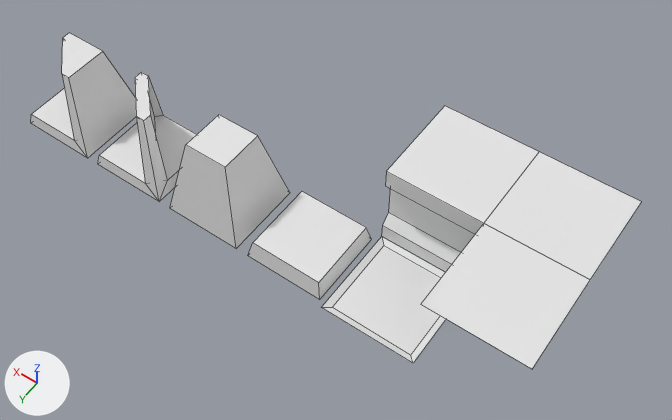
Two versions of the FBX model Assets/My Assets/Models/Tiles/Tiles.fbx, one commit apart.
One viewpoint serves both versions: a 50 mm camera at (-2.28, 4.16, 7.35) aimed at (0.97, -0.39, 0.21). The axes (+X, +Y, +Z) are drawn at lower left. The lights are the same throughout. Mesh edges are drawn as thin lines. Where no turn or scale is listed for an object, it has been applied to the vertices.

The older version as bpy lines, for what is in view:
```python
me_ceiling = bpy.data.meshes.new('Ceiling')
me_ceiling.from_pydata([(0.5, 0.5, 1.0), (-0.5, 0.5, 1.0), (0.5, -0.5, 1.0), (-0.5, -0.5, 1.0)], [], [(2, 0, 1, 3)])
me_corner = bpy.data.meshes.new('Corner')
me_corner.from_pydata([(0.5, 0.5, 0.025), (-0.5, 0.5, 1.0), (-0.5, -0.5, 1.0), (0.5, 0.5, 1.0), (0.5, -0.5, 1.0), (0.5, 0.5, 0.2), (0.5, 0.5, 0.8), (0.4, 0.5, 0.3), (0.4, 0.5, 0.7), (0.5, 0.4, 0.3), (0.5, 0.4, 0.7)], [], [(3, 1, 2, 4), (7, 8, 10, 9), (6, 10, 8), (7, 9, 5)])
me_floor = bpy.data.meshes.new('Floor')
me_floor.from_pydata([(-0.5, -0.5, 0.025), (0.5, -0.5, 0.025), (-0.5, 0.5, 0.025), (0.5, 0.5, 0.025), (-0.43, 0.43, 0.0), (-0.43, -0.43, 0.0), (0.43, -0.43, 0.0), (0.43, 0.43, 0.0)], [], [(5, 6, 7, 4), (5, 4, 2, 0), (6, 5, 0, 1), (7, 6, 1, 3), (4, 7, 3, 2)])
me_wall = bpy.data.meshes.new('Wall')
me_wall.from_pydata(...)  # 14 vertices, 6 faces; spans x -0.5..0.5, y -0.5..0.5, z 0.025..1.0
# before: 2 (-0.5, -0.5, 1.0) at pixel (539, 151), 3 (0.5, -0.5, 1.0) at pixel (444, 105), 4 (-0.5, 0.5, 1.0) at pixel (483, 223), 5 (0.5, 0.5, 1.0) at pixel (386, 171), 8 (0.5, 0.4, 0.7)
# before: 9 (0.5, 0.5, 0.8) at pixel (385, 185), 10 (-0.5, 0.5, 0.8), 11 (-0.5, 0.4, 0.7)
ob_ceiling = bpy.data.objects.new('Ceiling', me_ceiling)
ob_ceiling.location = (-1.0, 0.0, 0.0)
ob_corner = bpy.data.objects.new('Corner', me_corner)
ob_corner.location = (-1.0, -1.0, 0.0)
ob_floor = bpy.data.objects.new('Floor', me_floor)
ob_floor.location = (0.0, 0.0, 0.0)
ob_wall = bpy.data.objects.new('Wall', me_wall)
ob_wall.location = (0.0, -1.0, 0.0)
# also in view: 'Tile' at (1.0, 0.0, 0.1); 'Block' at (2.0, 0.0, 0.45); 'One Side Mirror' at (4.0, 0.0, 0.45); 'Two Side Mirror' at (3.0, 0.0, 0.45)
```
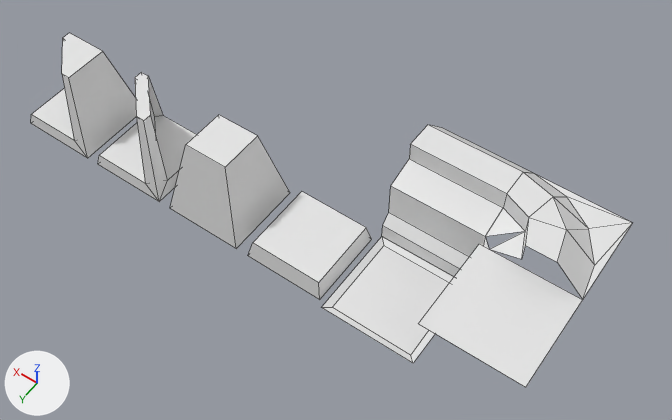
Scene script edits in JSON lines:
```json
{"block": "me_wall", "where": "me_wall.from_pydata(...)  # 14 vertices, 6 faces; spans x -0.5..0.5, y -0.5..0.5, z 0.025..1.0"}
{"block": "me_wall", "where": "# used by ob_wall; location = (0.0, -1.0, 0.0)"}
{"block": "me_wall", "where": "# verts and faces of me_wall; kept vertices keep their numbers, new ones are numbered from 14"}
{"block": "me_wall", "change": "me_wall part 1"}
{"op": "add", "block": "me_wall", "code": "delete_vertices([*range(2, 6), 9, 10])  # with the faces that use them"}
{"op": "add", "block": "me_wall", "code": "verts[14] = (-0.5, -0.5, 0.7)  # pixel (533, 173)"}
{"op": "add", "block": "me_wall", "code": "verts[15] = (-0.5, 0.1, 1.0)  # pixel (506, 193)"}
{"op": "add", "block": "me_wall", "code": "verts[16] = (-0.5, 0.1, 0.8)  # pixel (503, 207)"}
{"op": "add", "block": "me_wall", "code": "verts[17] = (-0.5, -0.2, 1.0)  # pixel (523, 172)"}
{"op": "add", "block": "me_wall", "code": "for new, old in zip([*range(18, 22)], [*range(14, 18)]): verts[new] = verts[old] + (1.0, 0.0, 0.0)"}
{"op": "add", "block": "me_wall", "code": "faces += [(14, 18, 21, 17), (15, 19, 20, 16), (8, 11, 16, 20), (15, 17, 21, 19)]"}
{"block": "me_ceiling", "where": "me_ceiling.from_pydata(...)  # 4 vertices, 1 face; spans x -0.5..0.5, y -0.5..0.5, z 1.0"}
{"block": "me_ceiling", "where": "# used by ob_ceiling; location = (-1.0, 0.0, 0.0)"}
{"block": "me_ceiling", "change": "me_ceiling part 3: the whole mesh is moved by (0.0, 0.0, -0.3)"}
{"block": "me_corner", "where": "# used by ob_corner; location = (-1.0, -1.0, 0.0)"}
{"op": "remove", "block": "me_corner", "code": "me_corner.from_pydata(...)  # 11 vertices, 4 faces; spans x -0.5..0.5, y -0.5..0.5, z 0.025..1.0"}
{"op": "add", "block": "me_corner", "code": "me_corner.from_pydata(...)  # 22 vertices, 18 faces; spans x -0.5..0.5, y -0.5..0.5, z 0.025..1.0"}
{"block": "me_corner", "change": "me_corner part 2"}
{"block": "me_corner", "change": "5 vertices are removed from x -0.5..0.5, y -0.5..0.5, z 0.8..1.0"}
{"block": "me_corner", "change": "2 faces are deleted"}
{"block": "me_corner", "change": "16 vertices are added at x -0.5..0.5, y -0.5..0.5, z 0.7..1.0"}
{"block": "me_corner", "change": "16 new faces join them"}
```

What differs and where, as boxes [x1, y1, x2, y2] in the pictures (672 x 420 px; the box of a moved part takes in the faces that stretch with it):
```json
{"object": "Ceiling", "change": "mesh moved", "before": [421, 224, 590, 369], "after": [419, 244, 582, 387]}
{"object": "Wall", "change": "reshaped", "before": [382, 106, 538, 272], "after": [382, 125, 532, 277], "on screen": "8% shorter"}
{"object": "Corner", "change": "reshaped", "before": [484, 152, 641, 280], "after": [483, 172, 632, 299]}
{"part": 1, "of": "me_wall", "change": "moved or reshaped", "before": [385, 106, 538, 234], "after": [391, 125, 532, 236]}
{"part": 2, "of": "me_corner", "change": "built on", "before": [484, 152, 641, 280], "after": [486, 172, 632, 299]}
```
